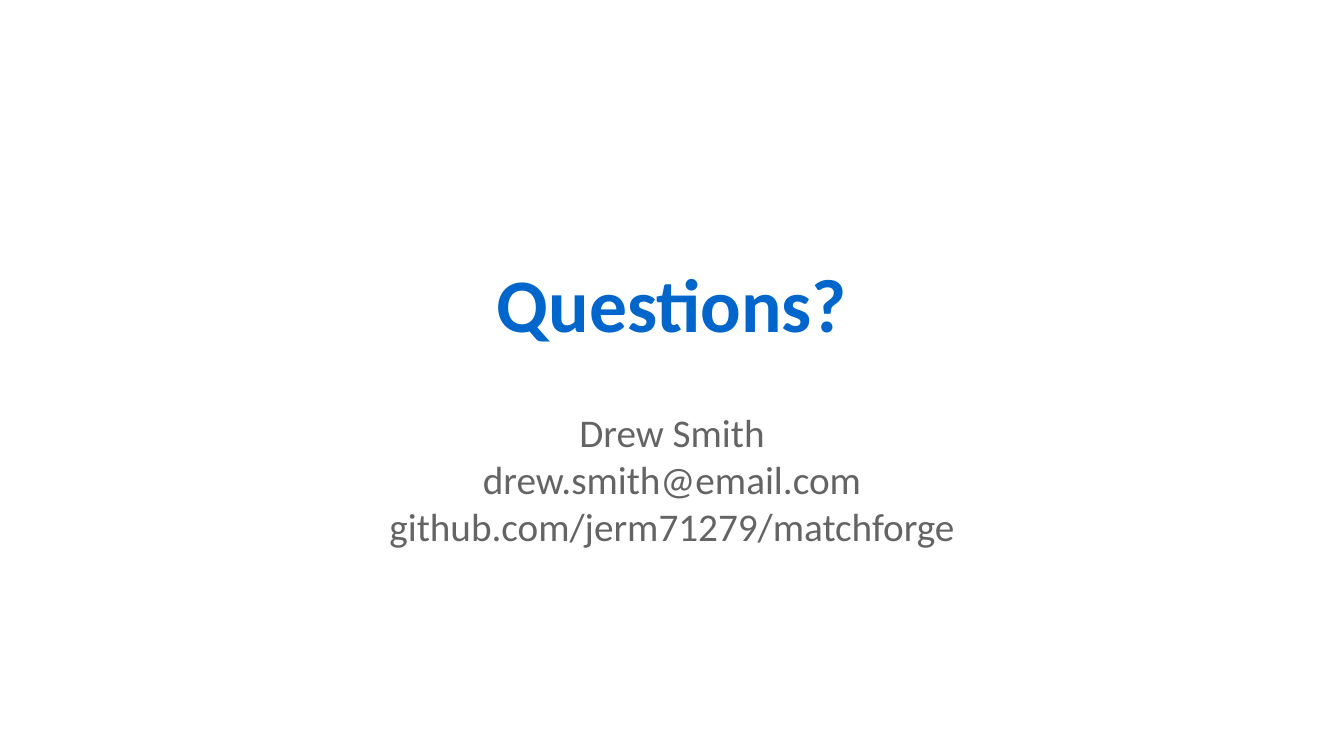
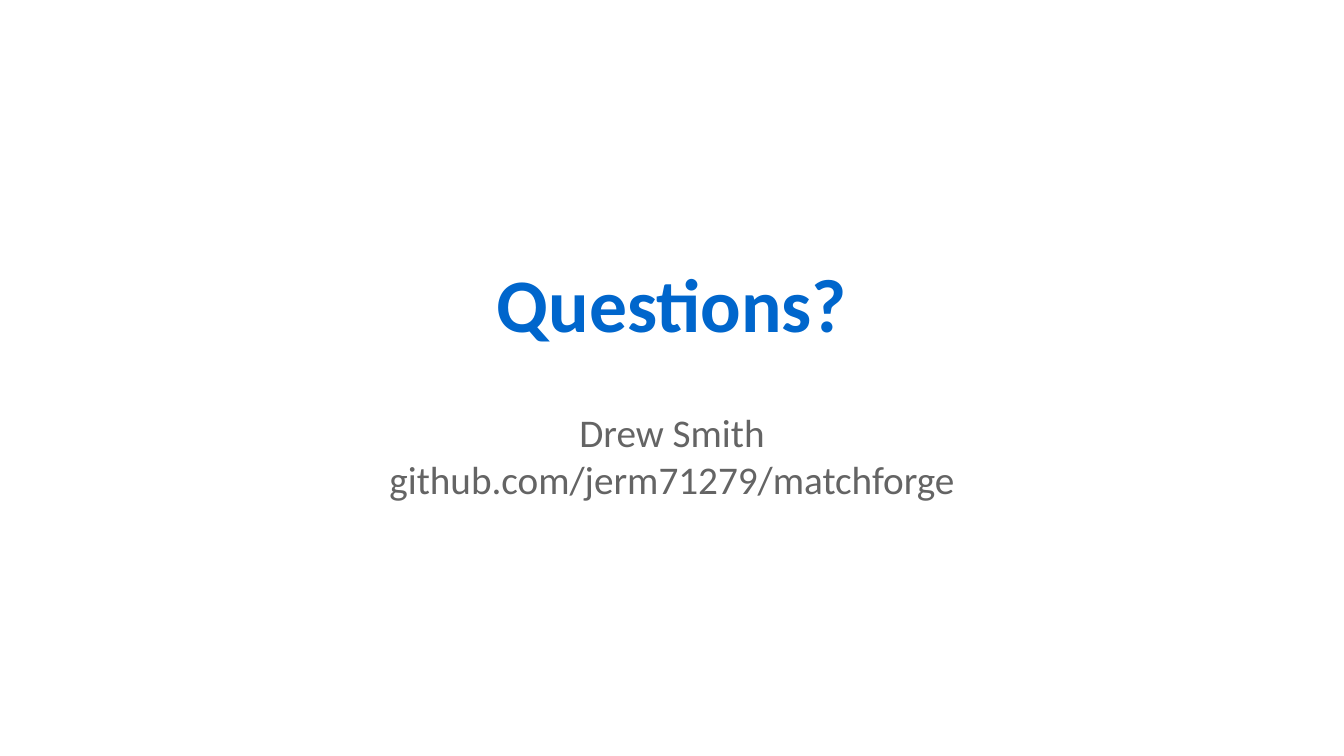
Before and after one commit to jerm71279/matchforge, a slide deck: slide 11 of business_plan/MatchForge_Presentation.pptx (slide 12 before the commit). Drawn at 1344x756 pixels with LibreOffice and Linux fonts; fonts in the diff are those of the drawing. Boxes give left, top, right and bottom in pixels: in the first picture for what was removed or moved away, otherwise in the second. Text is boxed around its words. In the diff, an @@ line names an element or a change of style, - is before the commit and + after.

```diff
--- a/business_plan/MatchForge_Presentation.pptx
+++ b/business_plan/MatchForge_Presentation.pptx
@@ text at box(389, 420, 954, 501): text changed @@
-Drew Smith
-drew.smith@email.com
-github.com/jerm71279/matchforge
+Drew Smith
+github.com/jerm71279/matchforge
```
Also in this commit, not shown: 4 other slides changed, 1 slide removed, 1 other file.
